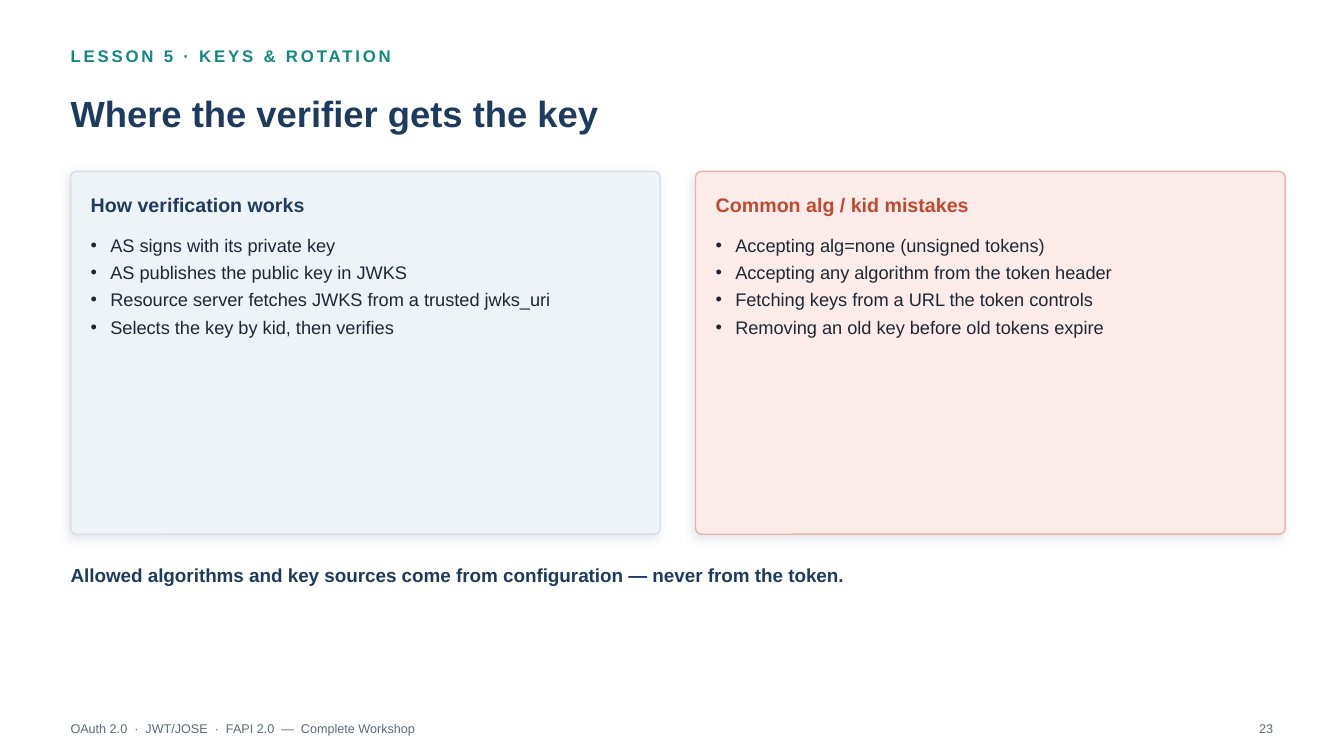
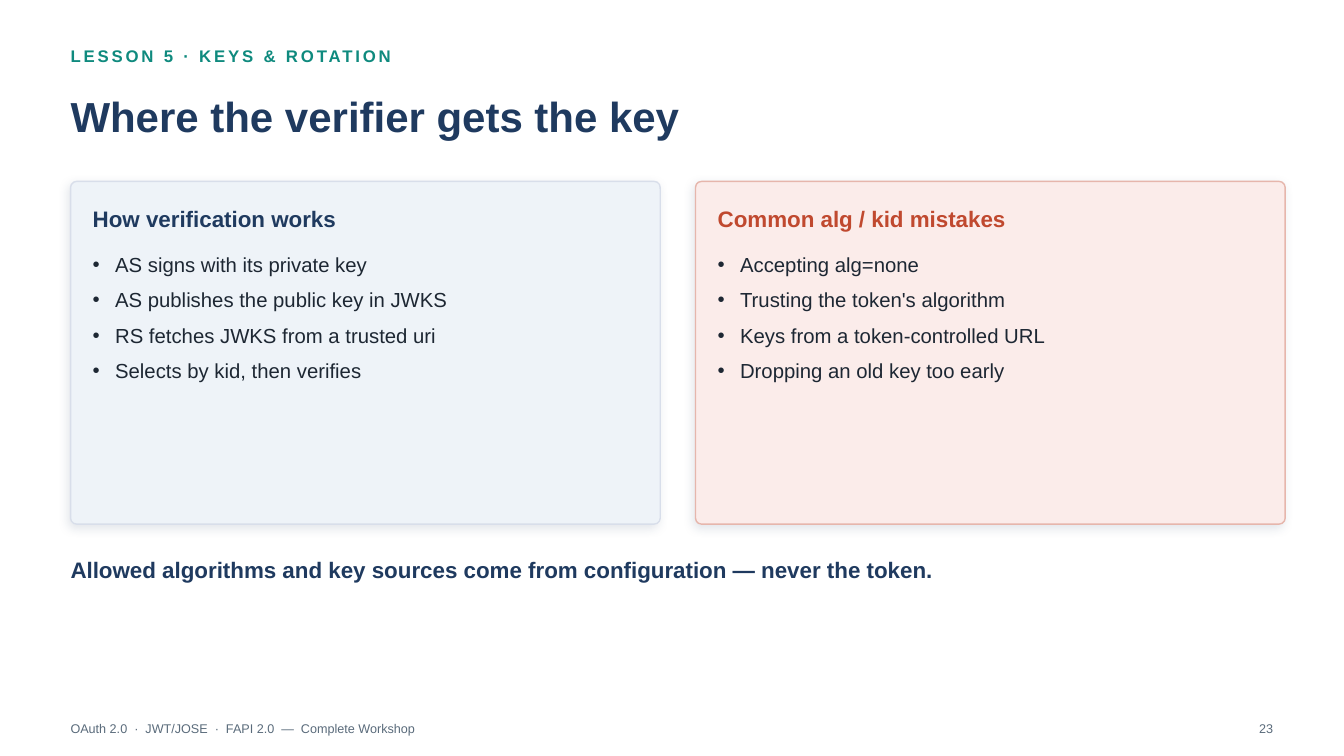
Before and after one commit to jufianto/blog-resource, a slide deck: slide 23 of oauth-learn/export/presentations/oauth_complete_workshop_lessons_1_8.pptx. Drawn at 1344x756 pixels with LibreOffice and Linux fonts; fonts in the diff are those of the drawing. Boxes give left, top, right and bottom in pixels: in the first picture for what was removed or moved away, otherwise in the second. Text is boxed around its words. In the diff, an @@ line names an element or a change of style, - is before the commit and + after.

```diff
--- a/oauth-learn/export/presentations/oauth_complete_workshop_lessons_1_8.pptx
+++ b/oauth-learn/export/presentations/oauth_complete_workshop_lessons_1_8.pptx
@@ text "Where the verifier gets the ..." at bbox=[71, 101, 679, 141]: size 26 to 30 pt @@
@@ rounded rectangle: place and size @@
-rounded rectangle at bbox=[71, 171, 660, 534]
+rounded rectangle at bbox=[71, 181, 660, 524]
@@ rounded rectangle at bbox=[71, 181, 660, 524]: proportions changed @@
@@ text "How verification works": place and size @@
-text "How verification works" at bbox=[91, 197, 305, 212]
+text "How verification works" at bbox=[93, 210, 336, 228]
@@ text "How verification works" at bbox=[93, 210, 336, 228]: size 14 to 16 pt @@
@@ rounded rectangle at bbox=[696, 181, 1286, 524]: proportions changed @@
@@ rounded rectangle: place and size @@
-rounded rectangle at bbox=[696, 171, 1286, 534]
+rounded rectangle at bbox=[696, 181, 1286, 524]
@@ text "Common alg / kid mistakes" at bbox=[718, 210, 1006, 232]: size 14 to 16 pt @@
@@ text "Common alg / kid mistakes": place and size @@
-text "Common alg / kid mistakes" at bbox=[716, 197, 969, 216]
+text "Common alg / kid mistakes" at bbox=[718, 210, 1006, 232]
@@ text "AS signs with its private ...": place and size @@
-text "AS signs with its private ..." at bbox=[110, 238, 551, 338]
+text "AS signs with its private ..." at bbox=[115, 257, 447, 382]
@@ text at bbox=[115, 257, 447, 312]: size 13 to 14.5 pt in "AS signs with its private key", "AS publishes the public key in JWKS"; indent changed; more space between paragraphs @@
@@ text at bbox=[740, 257, 1045, 383]: text changed; size 13 to 14.5 pt @@
-• Accepting alg=none (unsigned tokens)
-• Accepting any algorithm from the token header
-• Fetching keys from a URL the token controls
-• Removing an old key before old tokens expire
+• Accepting alg=none
+• Trusting the token's algorithm
+• Keys from a token-controlled URL
+• Dropping an old key too early
@@ text at bbox=[115, 328, 436, 382]: text changed; size 13 to 14.5 pt @@
-• Resource server fetches JWKS from a trusted jwks_uri
-• Selects the key by kid, then verifies
+• RS fetches JWKS from a trusted uri
+• Selects by kid, then verifies
@@ text at bbox=[71, 561, 933, 583]: text changed; size 13.5 to 16 pt @@
-Allowed algorithms and key sources come from configuration — never from the token.
+Allowed algorithms and key sources come from configuration — never the token.
```
Also in this commit, not shown: 23 other slides changed, 30 other files.
